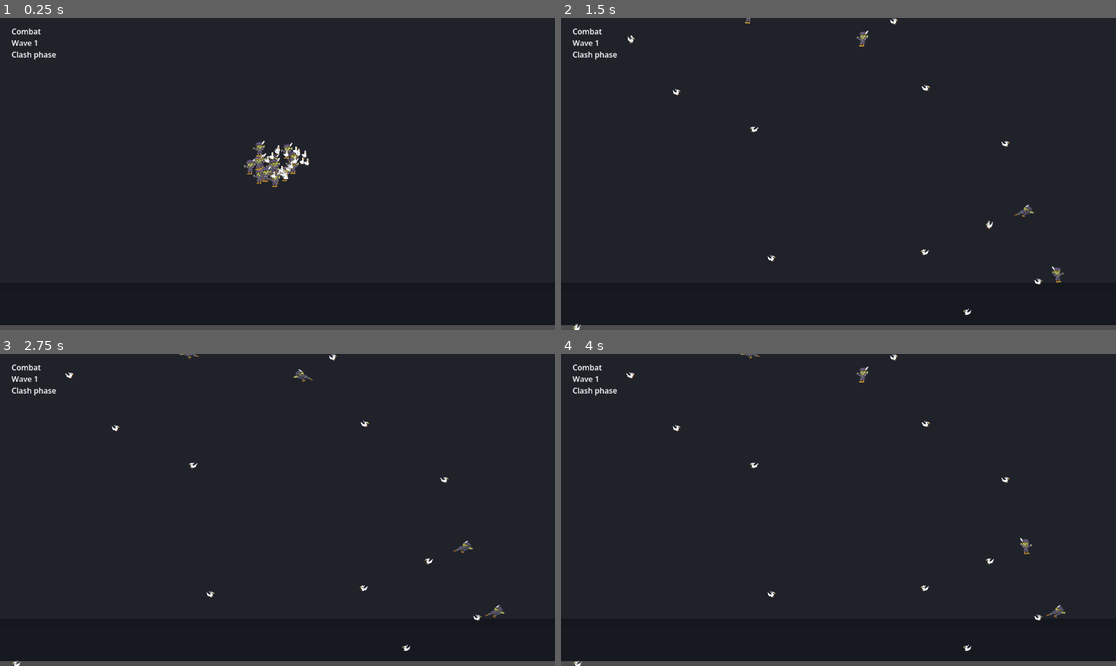
Above: before the commit, frames 1-4 (two rows, left to right).
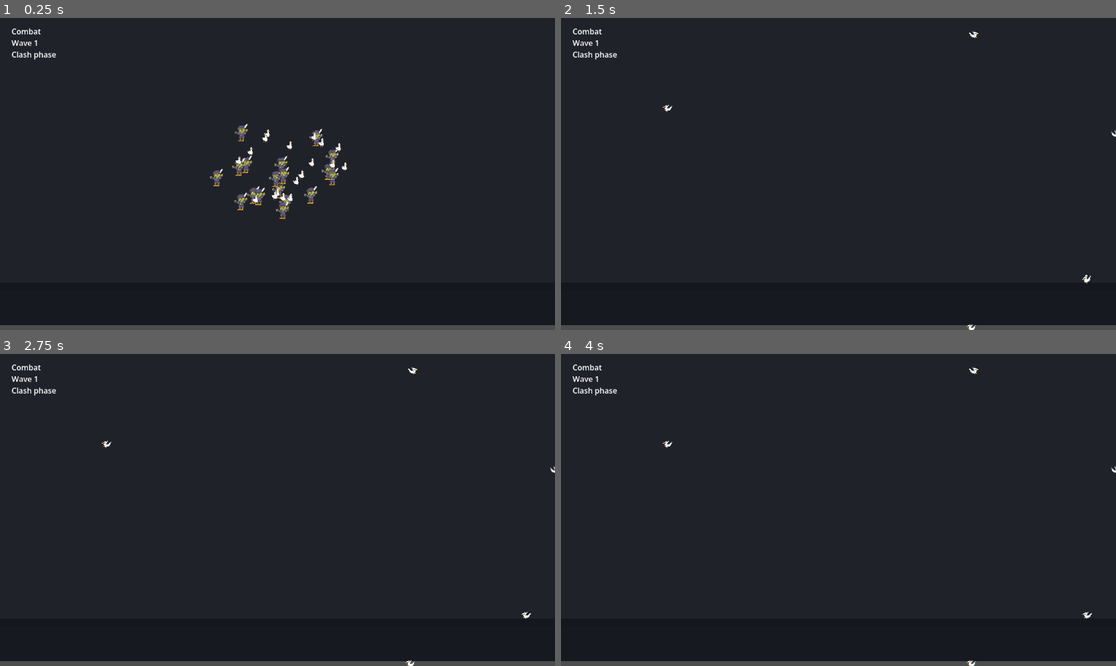
Above: after the commit, the same moments.

Repository: changingzhao-cpu/demo
Game: Godot game, scene res://scenes/main/main_scene.tscn
Two runs of this game, one before a commit and one after it. Both use one fixed random seed, a clock stepped at 60 frames per second and the inputs below.
Inputs (mouse positions are in pixels of both pictures, inside the frame that each line leads up to):
- Up to frame 1 (0.25 s): no input
- Up to frame 2 (1.5 s): tap Enter at 0.5, 0.6 s; move the mouse to (960, 158) at 0.52 s; click (960, 158) at 0.67 s; move the mouse to (727, 189) at 1.27 s; tap Keypad Enter at 1.35 s; click (727, 189) at 1.42 s
- Up to frame 3 (2.75 s): move the mouse to (333, 441) at 2.02 s; tap Enter at 2.1 s; click (333, 441) at 2.17 s
- Up to frame 4 (4 s): tap Space at 2.75 s; move the mouse to (810, 572) at 2.77 s; tap Keypad Enter at 2.85 s; click (810, 572) at 2.92 s; move the mouse to (1005, 556) at 3.52 s; tap Enter at 3.6 s; click (1005, 556) at 3.67 s

The runs differ from the first frame. In frame 1, 1.9% of the frame differs, in the area x 37-63%, y 33-65%; in frame 2, 0.5%; in frame 3, 0.5%; in frame 4, 0.5%.

Commit message:
Expand initialization battle occupancy.
Increase the first-frame battle area scale and enlarge base unit rendering so the opening composition occupies a much larger portion of the window while preserving the current random layout model.

Co-Authored-By: Claude Sonnet 4.6 (1M context) <noreply@anthropic.com>

Diff:
--- a/scripts/battle/battle_scene_runtime.gd
+++ b/scripts/battle/battle_scene_runtime.gd
@@ -1,12 +1,12 @@
 extends Node2D
 
 const EffectPoolScript = preload("res://scripts/presentation/effect_pool.gd")
-const SCREEN_CENTER := Vector2(640.0, 382.0)
-const SCREEN_SCALE := Vector2(118.0, 84.0)
+const SCREEN_CENTER := Vector2(640.0, 392.0)
+const SCREEN_SCALE := Vector2(210.0, 150.0)
 const INIT_DISPLAY_COUNT := 42
-const INIT_REGION_RADIUS := Vector2(56.0, 38.0)
-const INIT_MIN_DISTANCE := 3.0
-const INIT_JITTER := 1.0
+const INIT_REGION_RADIUS := Vector2(150.0, 96.0)
+const INIT_MIN_DISTANCE := 4.0
+const INIT_JITTER := 2.0
 const INIT_HOLD_SECONDS := 1.2
 
 @onready var _controller = $BattleController
--- a/scripts/presentation/unit_view.gd
+++ b/scripts/presentation/unit_view.gd
@@ -19,8 +19,8 @@
 const SOLDIER_ATTACK_TEXTURE = preload("res://assets/battle/units/soldier_attack.png")
 const GOOSE_IDLE_TEXTURE = preload("res://assets/battle/units/goose_idle.png")
 const GOOSE_ATTACK_TEXTURE = preload("res://assets/battle/units/goose_attack.png")
-const SOLDIER_SCALE := Vector2(0.38, 0.38)
-const GOOSE_SCALE := Vector2(0.19, 0.19)
+const SOLDIER_SCALE := Vector2(0.42, 0.42)
+const GOOSE_SCALE := Vector2(0.21, 0.21)
 
 const VISUAL_STATE_IDLE := 0
 const VISUAL_STATE_ATTACK := 1
